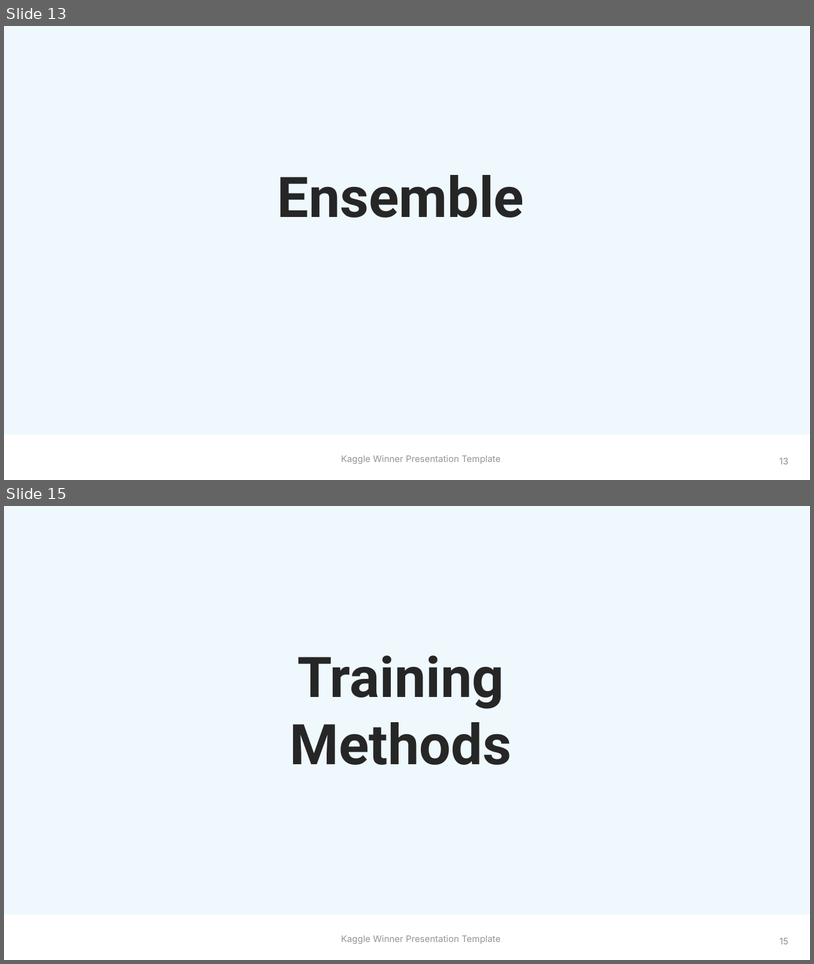
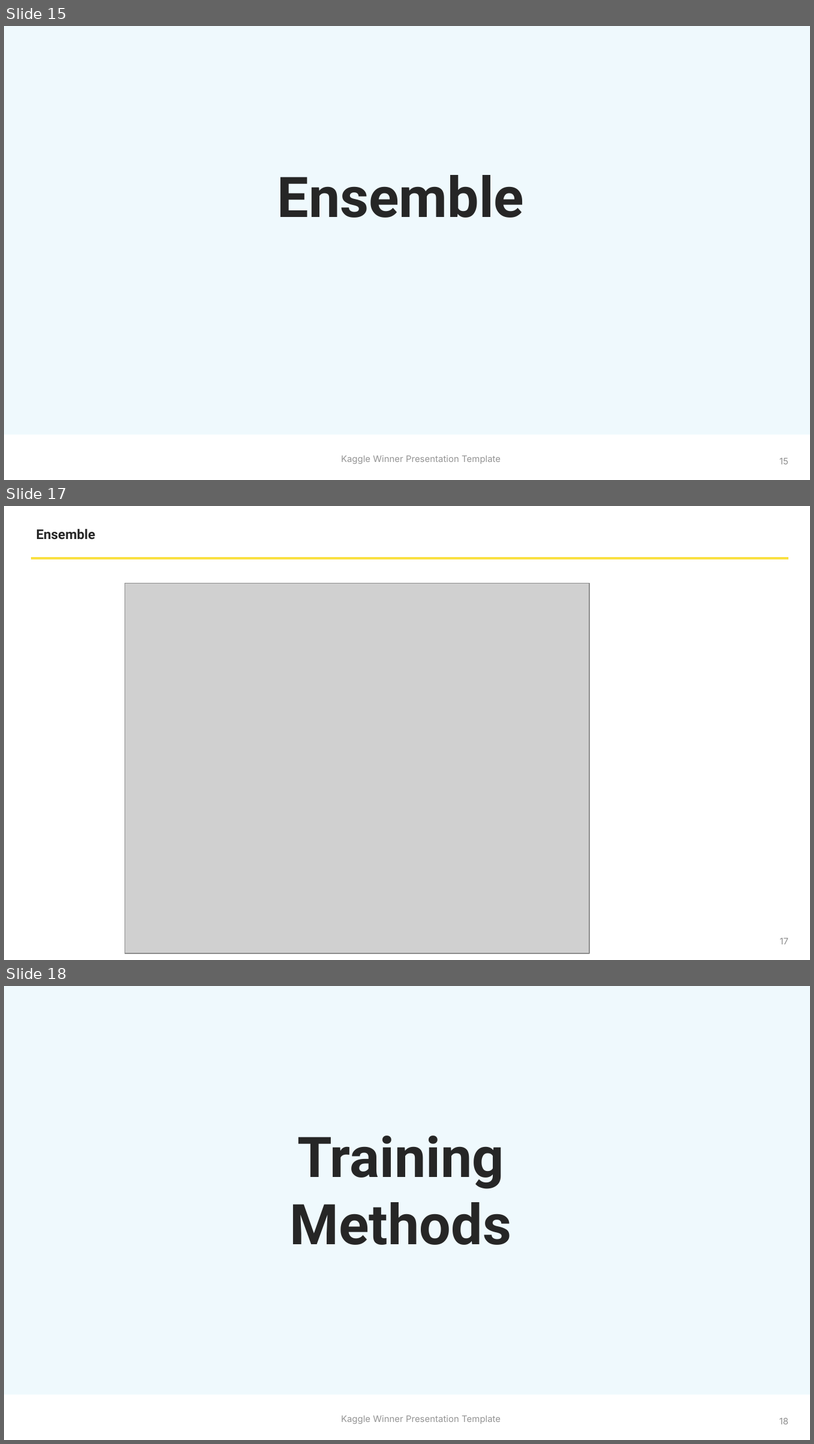
Before and after one commit to 610265158/HMS-eeg-comp, a slide deck: Kaggle Winner Call Template.pptx. Shown one above the other, each under a label of ours: slides 13 and 15 before the commit, slides 15, 17 and 18 after it; the slides between them are not shown. The pictures are 814x964 and 814x1444 pixels, drawn with LibreOffice and Linux fonts; fonts in the diff are those of the drawing; grey boxes stand for pictures; background and template pictures are left out. Boxes give left, top, right and bottom in pixels: in the first picture for what was removed or moved away, otherwise in the second. Text is boxed around its words. In the diff, an @@ line names an element or a change of style, - is before the commit and + after.

```diff
--- a/Kaggle Winner Call Template.pptx
+++ b/Kaggle Winner Call Template.pptx
@@ slide 17 added at (4, 506, 810, 960), background #FFFFFF @@
@@ text added at (36, 529, 96, 540), 12 pt, text #262626, bold @@
+Ensemble
@@ line added from (30, 558) to (789, 558), #FAE041 2 pt @@
@@ picture added at (125, 583, 590, 954) @@
@@ page number added at (780, 937, 789, 944), 8 pt, text #8E8E8E @@
+17
@@ what was slide 13 is now slide 15 @@
@@ page number at (780, 457, 789, 464): text changed @@
-13
+15
@@ what was slide 15 is now slide 18 @@
@@ page number at (780, 1417, 789, 1424): text changed @@
-15
+18
```
Also in this commit, not shown: 11 slides changed, 6 other slides added, 3 slides removed.
